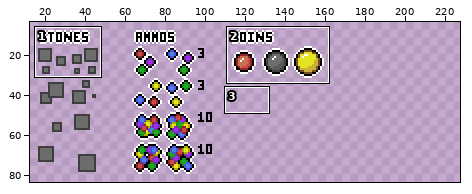
File history of a sprite sheet, data/img/props.png. Above, an overview of the earlier version with the close-up marked.
Close-up. Before the edit:
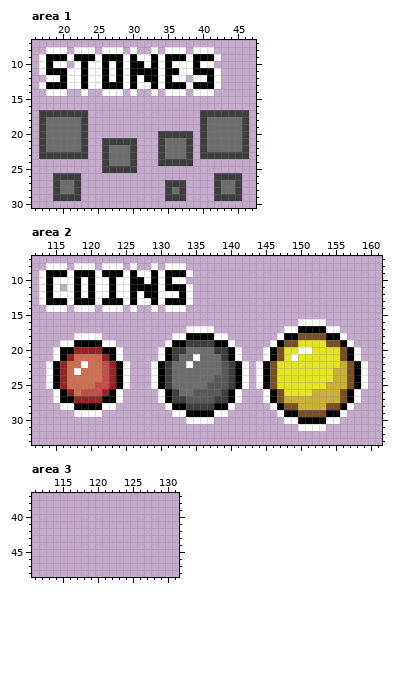
The file is 192x128 pixels. Shown: area 1: x 16..47, y 7..30; area 2: x 112..161, y 7..33; area 3: x 111..131, y 37..48. The old version is drawn lined up with the new one, on the new canvas. The wide view leaves out empty margins. The commit also changed other parts of the picture, which this record leaves out.
After:
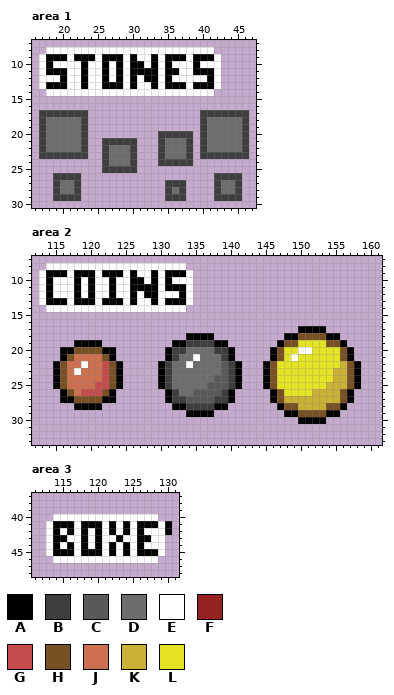
Palette (. is transparent): A #000000  B #3e3e3e  C #595959  D #6d6d6d  E #ffffff  F #952323  G #c54c4c  H #785024  J #cc7050  K #cab135  L #e4e424
The exact change:
canvas 192x128 -> 256x128
Changed rows in their new state; - is an unchanged pixel.
Area 1:
first column x 17:
 8 ----E---E---E-EE-E---E----
10 ----E--------------------E
12 E--------------------E----
14 ----EE-EE---E-EE-E---E----
Area 2:
first column x 114:
 8 ---E---E---E-EE-E-----------------------------
10 --------------------E-------------------------
11 --E-------------------------------------------
14 ---E---E---E-EE-E-----------------------------
16 ------------------------------------....------
17 --------------------....----------..----..----
18 ----....----------..----..-------.--------.---
19 --..----..-------.--------.-----.----------.--
20 -.--HHHH--.-----.----------.---.------------.-
21 -.-H----H-.-----.----------.---.------------.-
22 .-H------H-.---.------------.-.--------------.
23 .-H------H-.---.------------.-.--------------.
24 .-H------H-.---.------------.-.--------------.
25 .-H------H-.---.------------.-.--------------.
26 -.-H----H-.-----.----------.---.------------.-
27 -.--HHHH--.-----.----------.---.------------.-
28 --..----..-------.--------.-----.----------.--
29 ----....----------..----..-------.--------.---
30 --------------------....----------..----..----
31 ------------------------------------....------
Area 3:
first column x 113:
40 -EEEEEEEEEEEEEEE--
41 EAAAEAAAEAEAEAAAEA
42 EAEAEAEAEAEAEAEEEA
43 EAAEEAEAEEAEEAAEE-
44 EAEAEAEAEAEAEAEEE-
45 EAAAEAAAEAEAEAAAE-
46 -EEEEEEEEEEEEEEE--
